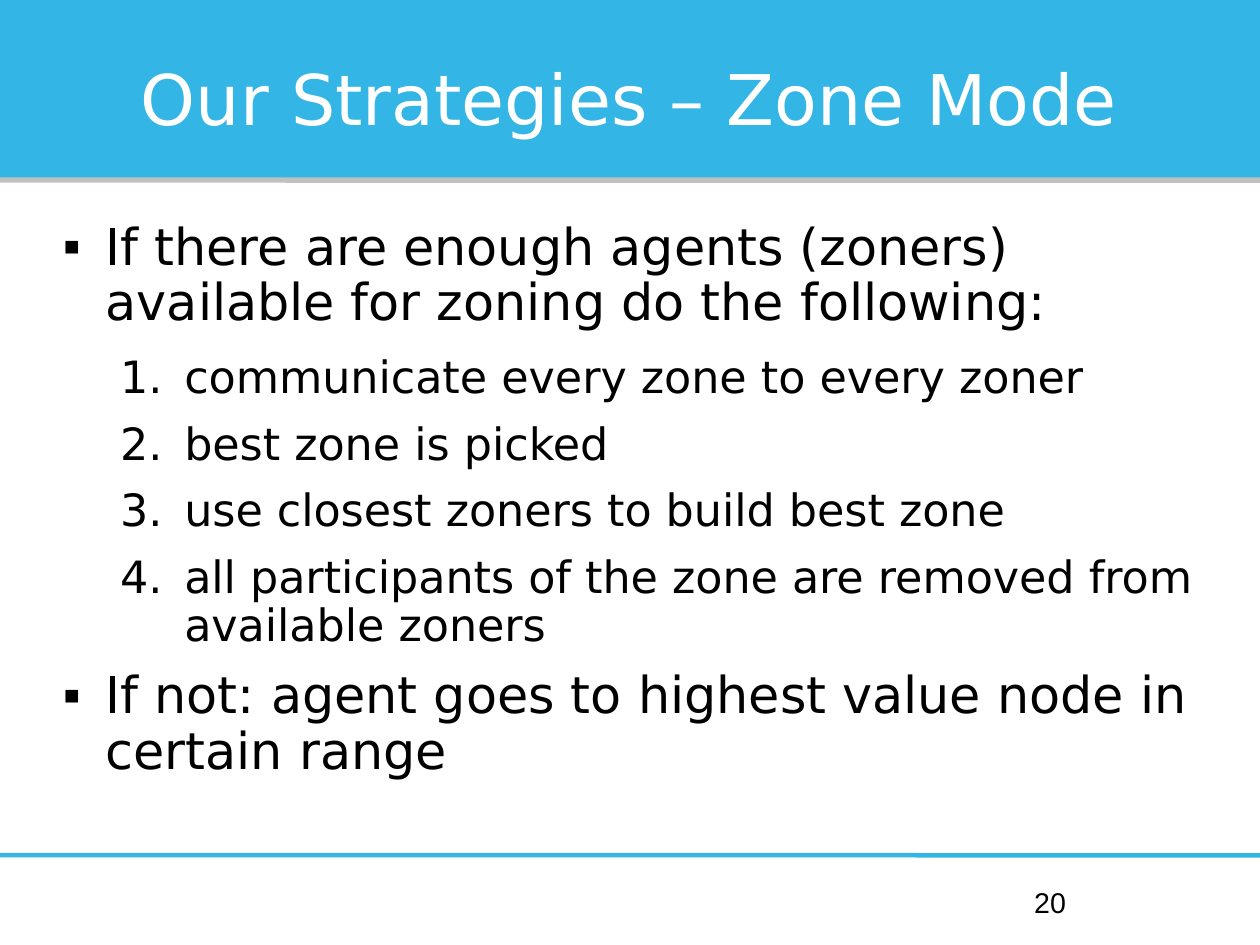
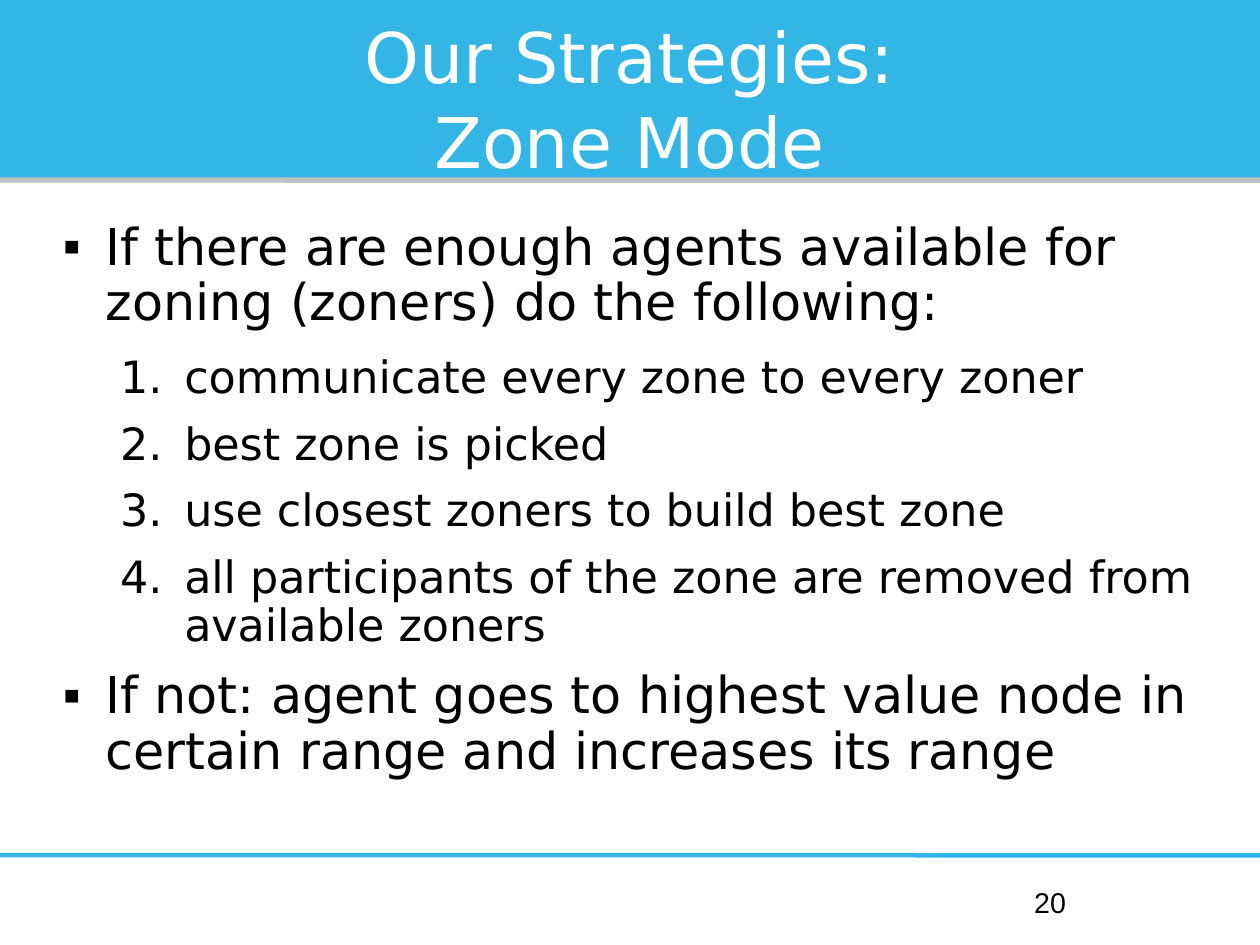
Before and after one commit to Institute-Web-Science-and-Technologies/mapc, a slide deck: slide 20 of Oberseminar/presentation.odp. Drawn at 1260x945 pixels with LibreOffice and Linux fonts; fonts in the diff are those of the drawing. Boxes give left, top, right and bottom in pixels: in the first picture for what was removed or moved away, otherwise in the second. Text is boxed around its words. In the diff, an @@ line names an element or a change of style, - is before the commit and + after.

```diff
--- a/Oberseminar/presentation.odp
+++ b/Oberseminar/presentation.odp
@@ title at (x1=364, y1=30, x2=894, y2=182): text changed @@
-Our Strategies – Zone Mode
+Our Strategies:
+Zone Mode
@@ text at (x1=106, y1=226, x2=1115, y2=331): text changed @@
-▪ If there are enough agents (zoners) available for zoning do the following:
+▪ If there are enough agents available for zoning (zoners) do the following:
@@ text at (x1=106, y1=674, x2=1186, y2=780): text changed @@
-▪ If not: agent goes to highest value node in certain range
+▪ If not: agent goes to highest value node in certain range and increases its range
```
Also in this commit, not shown: 24 other slides changed, 1 other file.
